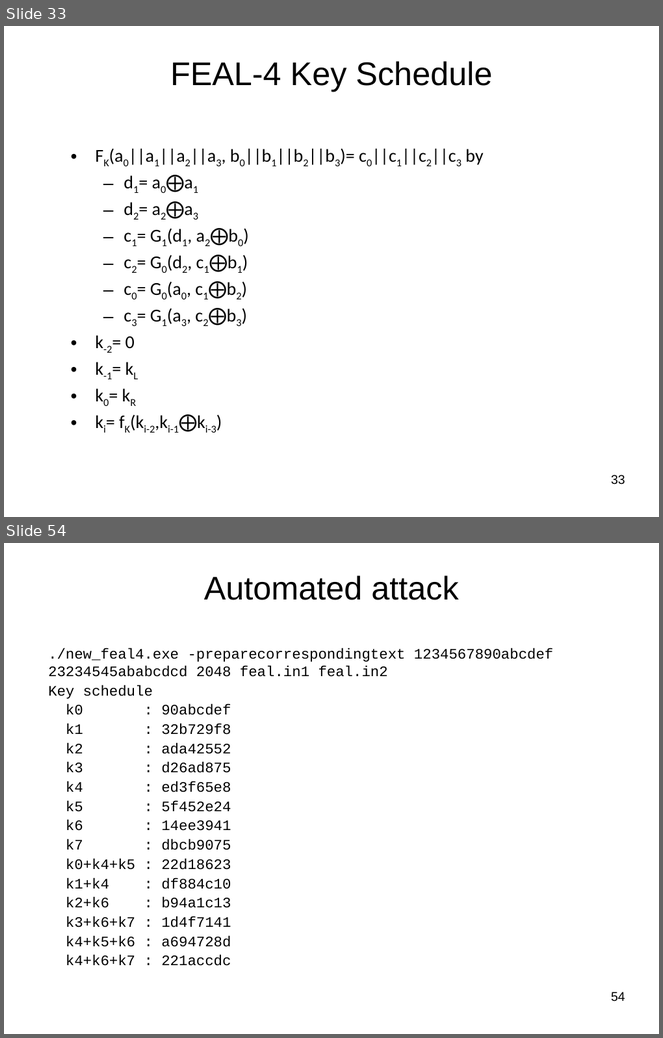
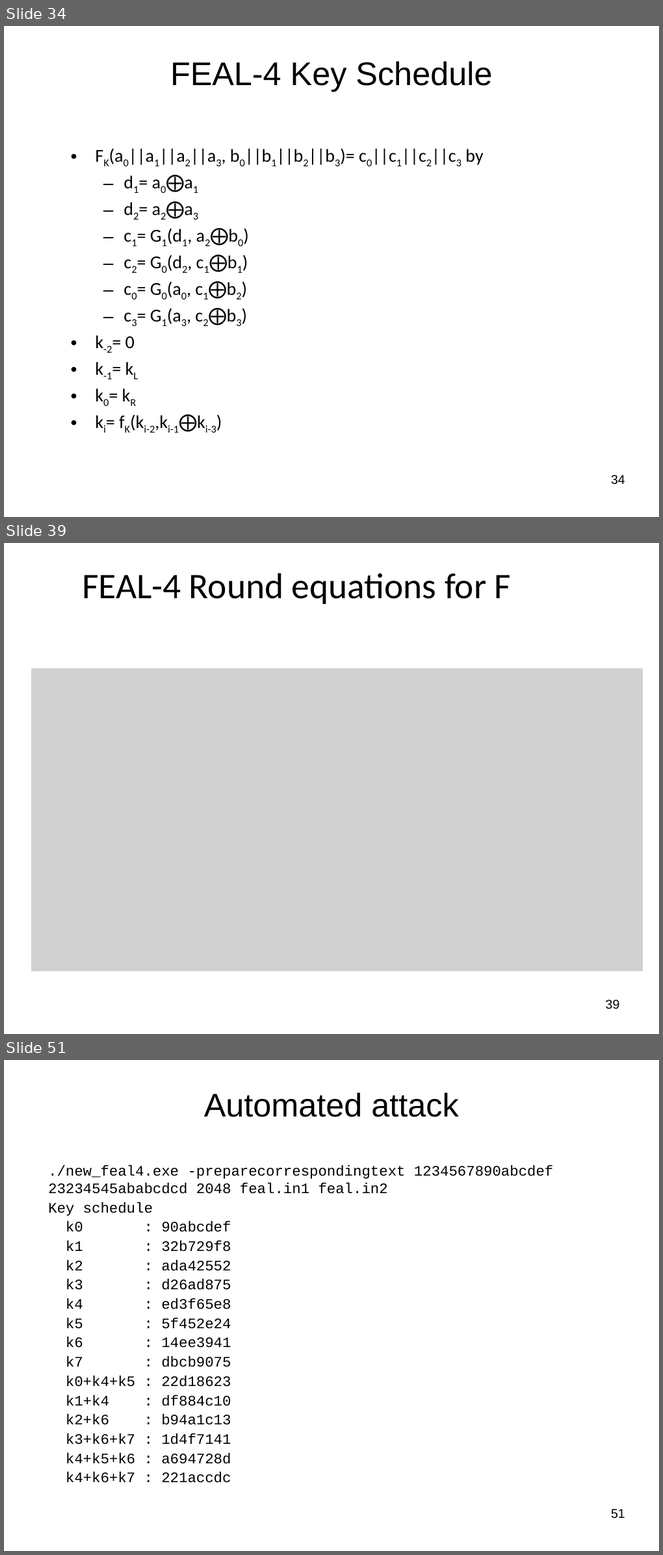
Before and after one commit to jlmucb/class_notes, a slide deck: BerkeleyClass/CS290Spring2013/Lectures/Cryptoclass4.pptx. Shown one above the other, each under a label of ours: slides 33 and 54 before the commit, slides 34, 39 and 51 after it; the slides between them are not shown. The pictures are 663x1038 and 663x1555 pixels, drawn with LibreOffice and Linux fonts; fonts in the diff are those of the drawing; grey boxes stand for pictures. Boxes give left, top, right and bottom in pixels: in the first picture for what was removed or moved away, otherwise in the second. Text is boxed around its words. In the diff, an @@ line names an element or a change of style, - is before the commit and + after.

Commit message:
Improved FEAL discussion

```diff
--- a/BerkeleyClass/CS290Spring2013/Lectures/Cryptoclass4.pptx
+++ b/BerkeleyClass/CS290Spring2013/Lectures/Cryptoclass4.pptx
@@ slide 39 added at (4,543,659,1034), background #FFFFFF @@
@@ title added at (82,573,511,604), 39.6 pt, text #000000 @@
+FEAL-4 Round equations for F
@@ picture added at (31,669,643,971) @@
@@ page number added at (606,1000,620,1010), 14 pt, text #000000 @@
+39
@@ what was slide 33 is now slide 34 @@
@@ page number at (611,475,625,485): text changed @@
-33
+34
@@ what was slide 54 is now slide 51 @@
@@ page number at (611,1509,625,1519): text changed @@
-54
+51
```
Also in this commit, not shown: 18 slides changed, 4 other slides added, 4 slides removed.
